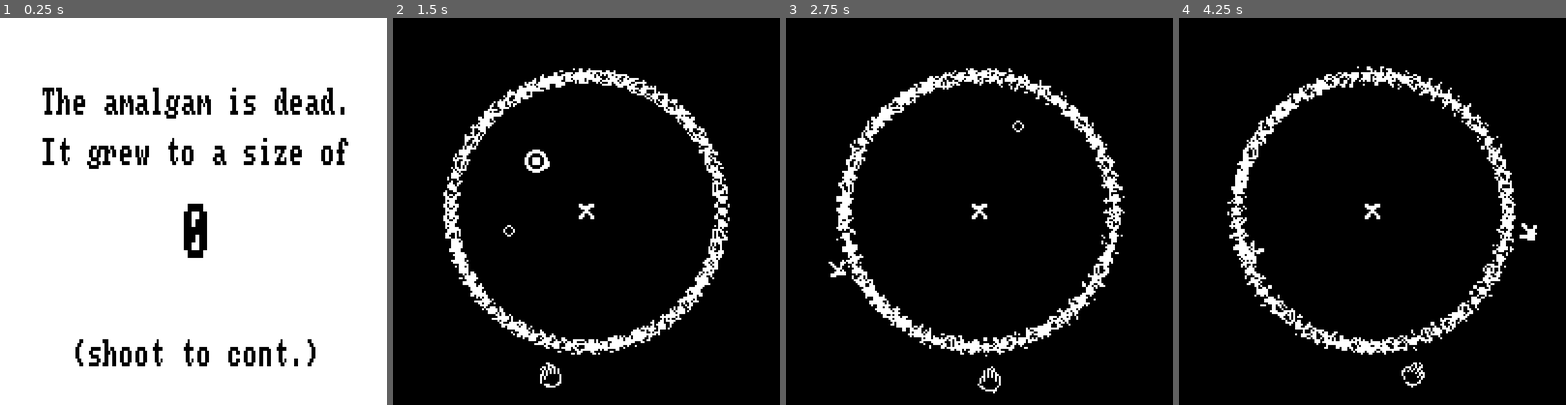
Above: before the commit, frames 1-4 (left to right).
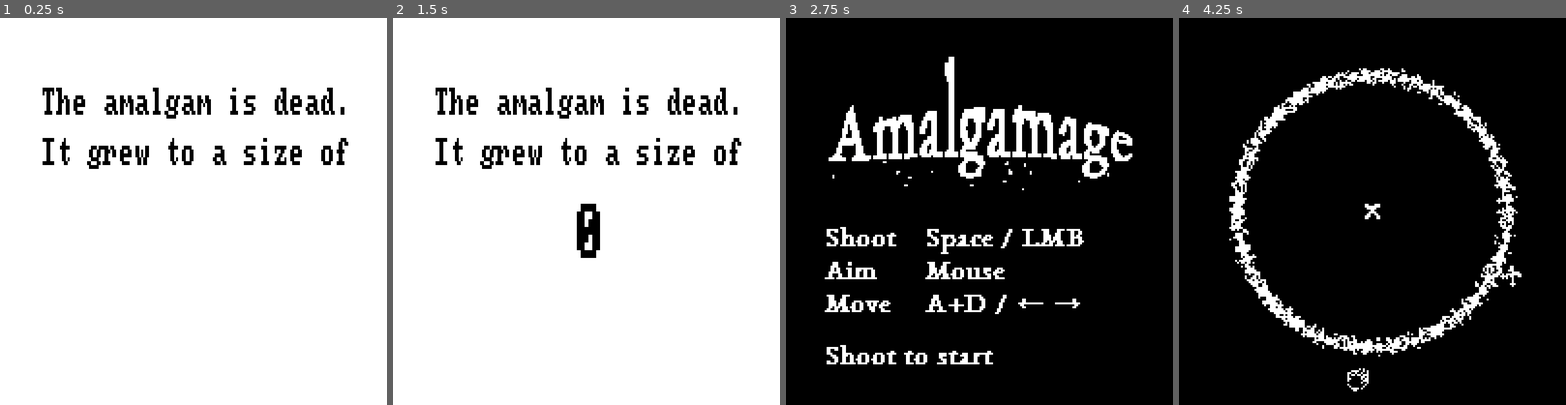
Above: after the commit, the same moments.

Repository: leogeier/amalgamage
Game: Godot game, scene res://scenes/GameOver/GameOver.tscn
The game is run twice, just before and just after one commit, with the same random seed, the same clock (stepped at 60 frames per second) and the same inputs. This scene is started directly instead of the project's main scene.
Inputs (mouse positions are in pixels of both pictures, inside the frame that each line leads up to):
- Up to frame 1 (0.25 s): no input
- Up to frame 2 (1.5 s): tap Enter at 0.5 s; move the mouse to (671, 192) at 0.52 s; hold Right (ui_right) 0.53-1.28 s; tap Space (shoot) at 0.6, 1.35 s; move the mouse to (509, 230) at 1.27 s; hold Left (ui_left) from 1.28 s (still down)
- Up to frame 3 (2.75 s): move the mouse to (1018, 126) at 2.02 s; release Left (ui_left) at 2.03 s; hold Right (ui_right) from 2.03 s (still down); tap Space (shoot) at 2.1 s
- Up to frame 4 (4.25 s): move the mouse to (1353, 288) at 2.77 s; tap Space (shoot) at 2.85, 3.6 s; move the mouse to (1488, 269) at 3.52 s; release Right (ui_right) at 3.53 s; hold Left (ui_left) from 3.53 s (still down)

The runs differ from the first frame. In frame 1, 1.9% of the frame differs, in the area x 19-82%, y 48-90%; in frame 2, 91%, in the area x 0-100%, y 0-100%; in frame 3, 13%; in frame 4, 4.1%.

Commit message:
just really spice that gameover screen up

Diff:
--- a/ld-46/project.godot
+++ b/ld-46/project.godot
@@ -29,6 +29,7 @@
 [autoload]
 
 Score="*res://scenes/other resources/Score.gd"
+TransitionSounds="*res://scenes/TransitionSounds/TransitionSounds.tscn"
 
 [display]
 
--- a/ld-46/scenes/GameOver/GameOver.gd
+++ b/ld-46/scenes/GameOver/GameOver.gd
@@ -1,10 +1,43 @@
 extends Node2D
 
 
+export(float) var shake_strength = 1
+
+var screenshake_start
+var screenshake_duration = 0
+
+
+func shake(duration = 100):
+	screenshake_start = OS.get_ticks_msec()
+	screenshake_duration = duration
+
 func _ready():
 	$Score.text = str(Score.score)
-	$ReadySound.play()
+	TransitionSounds.play_hit()
+	shake()
+
+	$ScoreTimer.connect("timeout", self, "show_score")
+	$ContinueTimer.connect("timeout", self, "show_continue")
+
+func show_score():
+	$Score.show()
+	shake()
+	TransitionSounds.play_hit()
+
+func show_continue():
+	$Continue.show()
+	shake()
+	TransitionSounds.play_hit()
 
 func _process(delta):
-	if Input.is_action_just_pressed("shoot"):
+	if Input.is_action_just_pressed("shoot") and $ContinueTimer.is_stopped():
+		TransitionSounds.play_hit()
 		get_tree().change_scene("res://scenes/Title/Title.tscn")
+
+	if screenshake_start != null:
+		if screenshake_start + screenshake_duration < OS.get_ticks_msec():
+			screenshake_start = null
+			position = Vector2(0,0)
+			return
+
+		position = Vector2(rand_range(-1,1),rand_range(-1,1)) * shake_strength
--- a/ld-46/scenes/GameOver/GameOver.tscn
+++ b/ld-46/scenes/GameOver/GameOver.tscn
@@ -1,9 +1,8 @@
-[gd_scene load_steps=6 format=2]
+[gd_scene load_steps=5 format=2]
 
 [ext_resource path="res://scenes/Amalgam/circle.png" type="Texture" id=1]
 [ext_resource path="res://scenes/GameOver/GameOver.gd" type="Script" id=2]
 [ext_resource path="res://scenes/other resources/november_font.tres" type="DynamicFont" id=3]
-[ext_resource path="res://scenes/Amalgam/attach.wav" type="AudioStream" id=4]
 [ext_resource path="res://scenes/other resources/november_font_big.tres" type="DynamicFont" id=5]
 
 [node name="GameOver" type="Node2D"]
@@ -30,6 +29,7 @@
 }
 
 [node name="Score" type="Label" parent="."]
+visible = false
 margin_left = 1.0
 margin_top = 96.0
 margin_right = 201.0
@@ -44,6 +44,7 @@
 }
 
 [node name="Continue" type="Label" parent="."]
+visible = false
 margin_left = 0.999969
 margin_top = 166.0
 margin_right = 201.0
@@ -57,5 +58,11 @@
 "_edit_use_anchors_": false
 }
 
-[node name="ReadySound" type="AudioStreamPlayer" parent="."]
-stream = ExtResource( 4 )
+[node name="ScoreTimer" type="Timer" parent="."]
+one_shot = true
+autostart = true
+
+[node name="ContinueTimer" type="Timer" parent="."]
+wait_time = 2.0
+one_shot = true
+autostart = true
--- a/ld-46/scenes/Title/Title.gd
+++ b/ld-46/scenes/Title/Title.gd
@@ -3,5 +3,5 @@
 
 func _process(delta):
 	if Input.is_action_just_pressed("shoot"):
-		$StartSound.play()
+		TransitionSounds.play_blip()
 		get_tree().change_scene("res://scenes/Arena/Arena.tscn")
--- a/ld-46/scenes/Title/Title.tscn
+++ b/ld-46/scenes/Title/Title.tscn
@@ -1,8 +1,7 @@
-[gd_scene load_steps=4 format=2]
+[gd_scene load_steps=3 format=2]
 
 [ext_resource path="res://scenes/Title/title.png" type="Texture" id=1]
 [ext_resource path="res://scenes/Title/Title.gd" type="Script" id=2]
-[ext_resource path="res://scenes/Title/blip.wav" type="AudioStream" id=3]
 
 [node name="Node2D" type="Node2D"]
 script = ExtResource( 2 )
@@ -25,6 +24,3 @@
 damping = 23.66
 damping_random = 0.34
 scale_amount = 1.5
-
-[node name="StartSound" type="AudioStreamPlayer" parent="."]
-stream = ExtResource( 3 )
--- /dev/null
+++ b/ld-46/scenes/TransitionSounds/TransitionSounds.gd
@@ -0,0 +1,7 @@
+extends Node
+
+func play_blip():
+	$BlipSound.play()
+
+func play_hit():
+	$HitSound.play()
--- /dev/null
+++ b/ld-46/scenes/TransitionSounds/TransitionSounds.tscn
@@ -0,0 +1,14 @@
+[gd_scene load_steps=4 format=2]
+
+[ext_resource path="res://scenes/TransitionSounds/hit.wav" type="AudioStream" id=1]
+[ext_resource path="res://scenes/TransitionSounds/TransitionSounds.gd" type="Script" id=2]
+[ext_resource path="res://scenes/TransitionSounds/blip.wav" type="AudioStream" id=3]
+
+[node name="Node" type="Node"]
+script = ExtResource( 2 )
+
+[node name="BlipSound" type="AudioStreamPlayer" parent="."]
+stream = ExtResource( 3 )
+
+[node name="HitSound" type="AudioStreamPlayer" parent="."]
+stream = ExtResource( 1 )
Not shown, added: ld-46/scenes/TransitionSounds/blip.wav.import
Not shown, changed: ld-46/scenes/TransitionSounds/hit.wav.import
Not shown, added: ld-46/scenes/TransitionSounds/blip.wav
Not shown, added: ld-46/scenes/TransitionSounds/hit.wav
